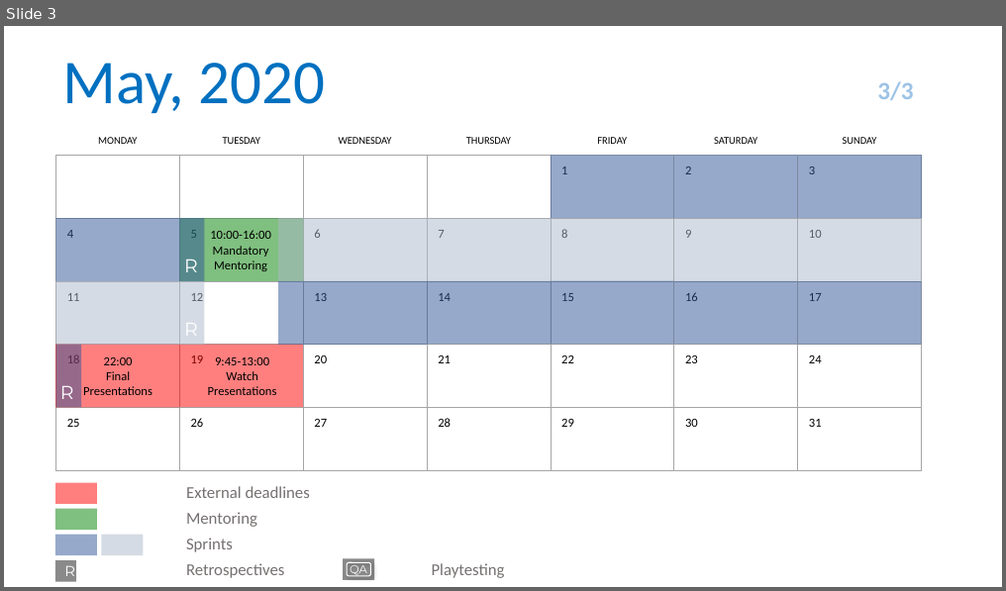
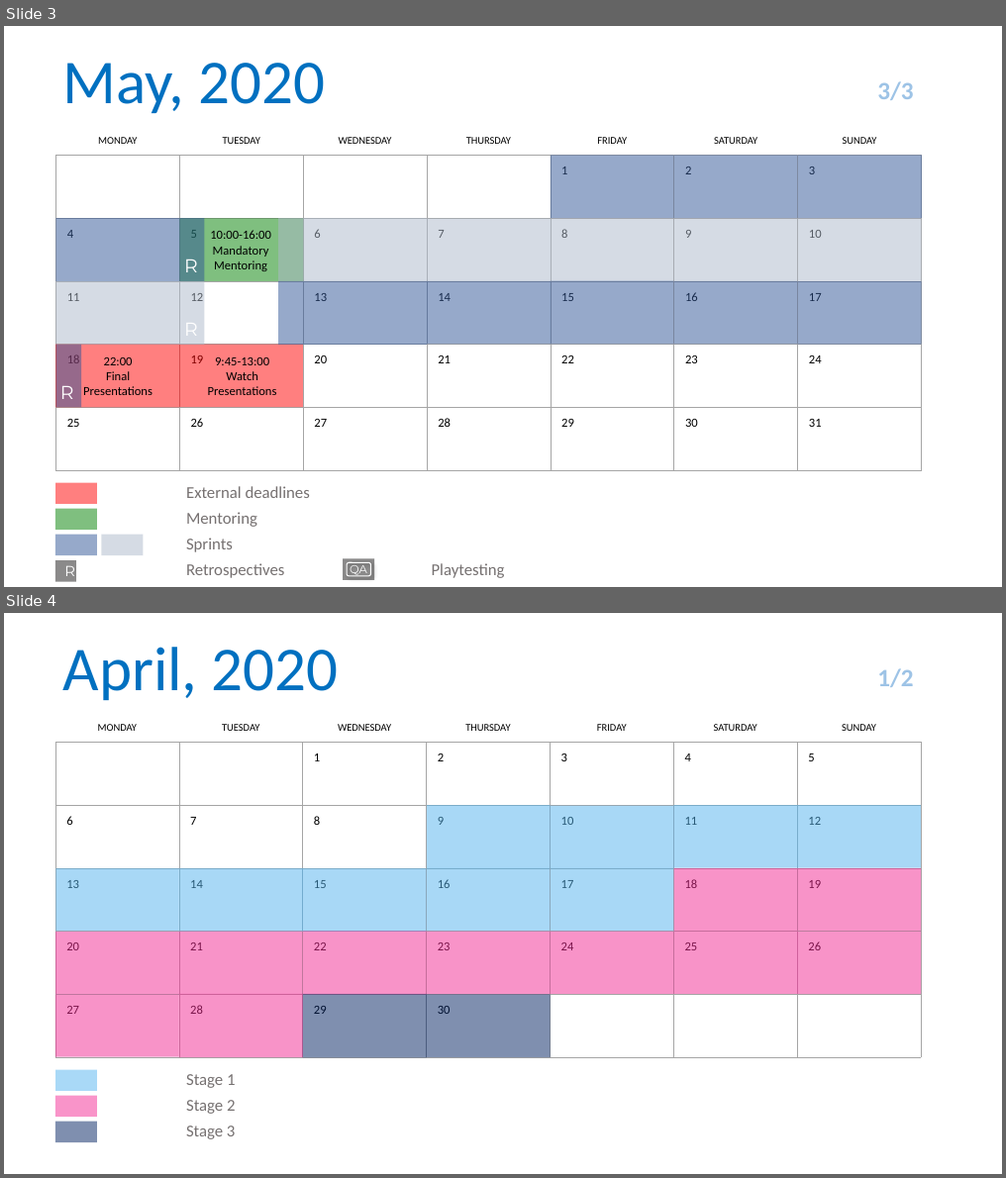
Before and after one commit to CountOneTwo/LevelWithMe, a slide deck: _OTHER FILES/Organization/Project Plan/Project Plan.pptx. Shown one above the other, each under a label of ours: slide 3 before the commit, slides 3 and 4 after it. The pictures are 1006x591 and 1006x1178 pixels, drawn with LibreOffice and Linux fonts; fonts in the diff are those of the drawing. Boxes give left, top, right and bottom in pixels: in the first picture for what was removed or moved away, otherwise in the second. Text is boxed around its words. In the diff, an @@ line names an element or a change of style, - is before the commit and + after.

```diff
--- a/_OTHER FILES/Organization/Project Plan/Project Plan.pptx
+++ b/_OTHER FILES/Organization/Project Plan/Project Plan.pptx
@@ slide 4 added at bbox=[4, 613, 1002, 1174], background #FFFFFF @@
@@ text added at bbox=[63, 647, 339, 700], 60 pt, text #0070C0 @@
+April, 2020
@@ text added at bbox=[877, 668, 913, 687], 24 pt, text #9DC3E6, bold @@
+1/2
@@ table added at bbox=[55, 713, 921, 1057], 6 rows, 7 columns @@
+MONDAY | TUESDAY | WEDNESDAY | THURSDAY | FRIDAY | SATURDAY | SUNDAY
+ |  | 1 | 2 | 3 | 4 | 5
+6 | 7 | 8 | 9 | 10 | 11 | 12
+13 | 14 | 15 | 16 | 17 | 18 | 19
+20 | 21 | 22 | 23 | 24 | 25 | 26
+27 | 28 | 29 | 30 |  |  | 
@@ rectangle added at bbox=[427, 805, 550, 869], fill #52B3EE at 50% opacity @@
@@ rectangle added at bbox=[549, 805, 673, 868], fill #52B3EE at 50% opacity @@
@@ rectangle added at bbox=[674, 805, 798, 868], fill #52B3EE at 50% opacity @@
@@ rectangle added at bbox=[798, 805, 921, 868], fill #52B3EE at 50% opacity @@
@@ rectangle added at bbox=[55, 868, 179, 931], fill #52B3EE at 50% opacity @@
@@ rectangle added at bbox=[179, 868, 303, 931], fill #52B3EE at 50% opacity @@
@@ rectangle added at bbox=[303, 868, 426, 931], fill #52B3EE at 50% opacity @@
@@ rectangle added at bbox=[426, 868, 549, 931], fill #52B3EE at 50% opacity @@
@@ rectangle added at bbox=[550, 868, 674, 931], fill #52B3EE at 50% opacity @@
@@ rectangle added at bbox=[674, 868, 798, 931], fill #F32993 at 50% opacity @@
@@ rectangle added at bbox=[798, 868, 921, 931], fill #F32993 at 50% opacity @@
@@ rectangle added at bbox=[55, 932, 179, 995], fill #F32993 at 50% opacity @@
@@ rectangle added at bbox=[179, 931, 303, 994], fill #F32993 at 50% opacity @@
@@ rectangle added at bbox=[303, 931, 426, 995], fill #F32993 at 50% opacity @@
@@ rectangle added at bbox=[426, 931, 549, 994], fill #F32993 at 50% opacity @@
@@ rectangle added at bbox=[550, 932, 674, 995], fill #F32993 at 50% opacity @@
@@ rectangle added at bbox=[674, 931, 798, 994], fill #F32993 at 50% opacity @@
@@ rectangle added at bbox=[798, 931, 921, 994], fill #F32993 at 50% opacity @@
@@ rectangle added at bbox=[55, 995, 179, 1058], fill #F32993 at 50% opacity @@
@@ rectangle added at bbox=[179, 994, 303, 1058], fill #F32993 at 50% opacity @@
@@ rectangle added at bbox=[303, 994, 427, 1058], fill #002060 at 50% opacity @@
@@ rectangle added at bbox=[427, 995, 550, 1059], fill #002060 at 50% opacity @@
@@ group added at bbox=[55, 1070, 235, 1143]: 3 rectangles, 3 texts @@
+Stage 1
+Stage 2
+Stage 3
```
Also in this commit, not shown: 1 other slide added, 2 other files.
